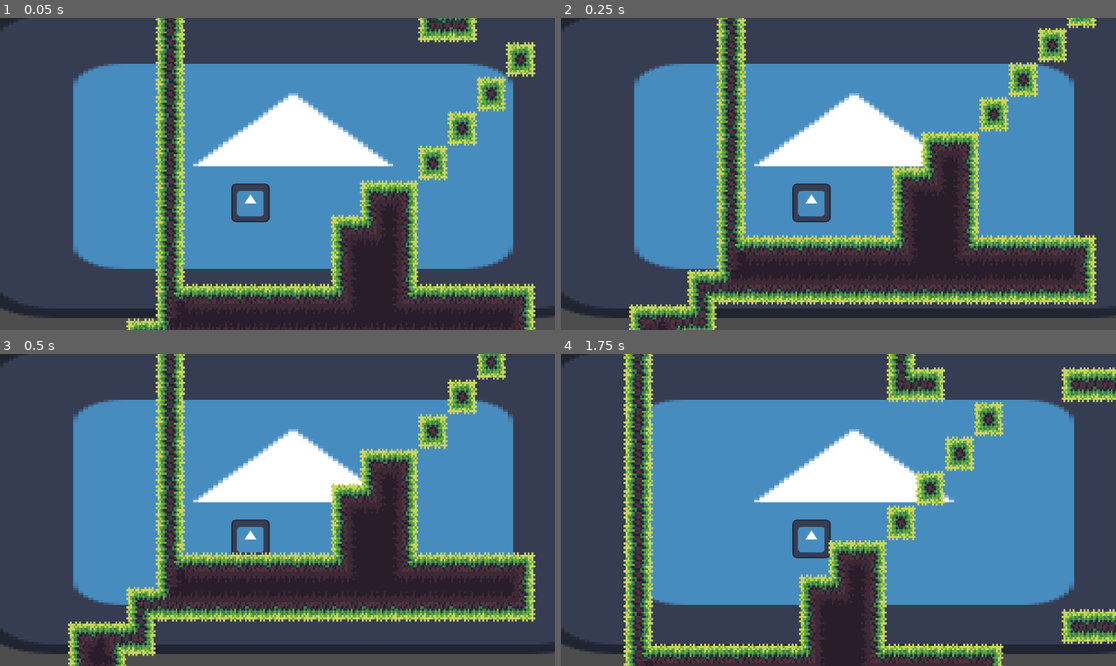
Above: before the commit, frames 1-4 (two rows, left to right).
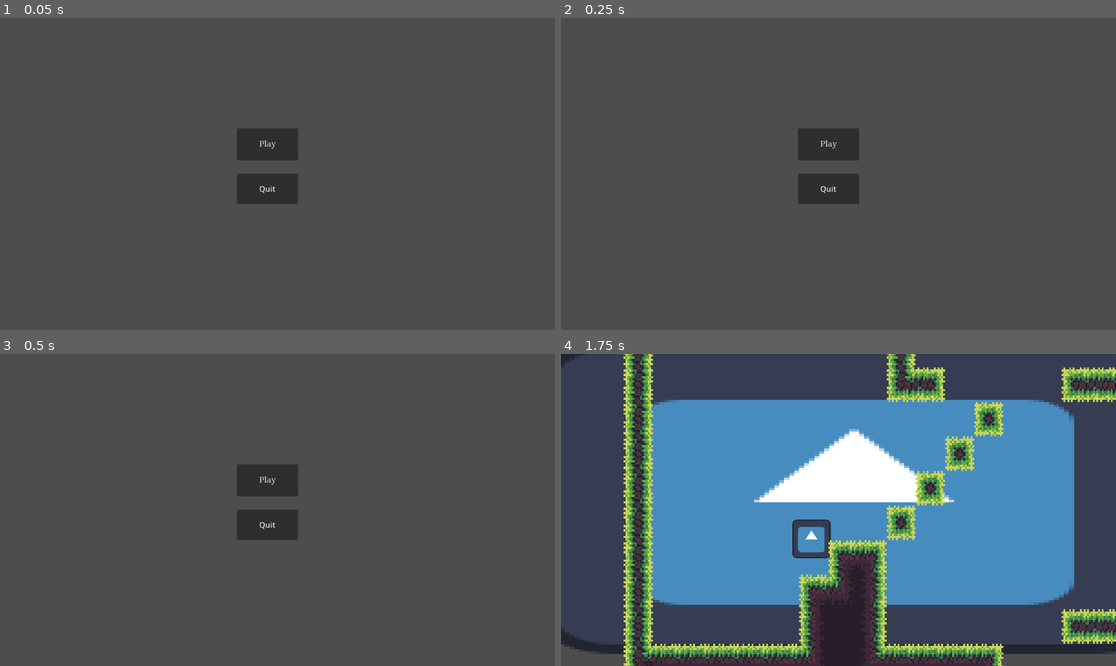
Above: after the commit, the same moments.

Repository: SamuelKovac/GODOT_projekt
Game: Godot game, scene res://lvl_0_(hlavné_menu).tscn
Two runs of this game, one before a commit and one after it. Both use one fixed random seed, a clock stepped at 60 frames per second and the inputs below. Before the commit the project starts from res://lvl_1.tscn. The engine's default icon, where the game draws it, is replaced by a stand-in: a white triangle on a blue panel in a dark square.
Inputs (mouse positions are in pixels of both pictures, inside the frame that each line leads up to):
- Up to frame 1 (0.05 s): no input
- Up to frame 2 (0.25 s): no input
- Up to frame 3 (0.5 s): no input
- Up to frame 4 (1.75 s): click (827, 481) at 0.5 s, where only the run after the commit has a clickable "Play"; tap Enter at 1.25 s; hold Right (ui_right) from 1.28 s (still down); tap Up (ui_up) at 1.52 s

The runs differ from the first frame. In frame 1, 66% of the frame differs, in the area x 0-100%, y 0-100%; in frame 2, 65%; in frame 3, 62%; in frame 4, nothing differs.

Commit message:
lvl0 - zatial

Diff:
--- /dev/null
+++ b/skokan/lvl_0_(hlavné_menu).gd
@@ -0,0 +1,14 @@
+extends Node2D
+
+var icon  # Premenná pre uloženie obrázka
+
+func _ready() -> void:
+	# Načítanie obrázka pri načítaní scény
+	icon = load("res://sprites/icon.svg")
+
+func _on_play_button_pressed() -> void:
+	# Zmena scény na lvl_1.tscn
+	get_tree().change_scene_to_file("res://lvl_1.tscn")
+
+func _on_quit_button_pressed() -> void:
+	get_tree().quit()
--- /dev/null
+++ b/skokan/lvl_0_(hlavné_menu).tscn
@@ -0,0 +1,43 @@
+[gd_scene load_steps=4 format=3 uid="uid://r2c4kc85bdrf"]
+
+[ext_resource type="Script" path="res://lvl_0_(hlavné_menu).gd" id="1_8b1uv"]
+
+[sub_resource type="Theme" id="Theme_n8aav"]
+
+[sub_resource type="FontFile" id="FontFile_45dgn"]
+cache/0/16/0/ascent = 0.0
+cache/0/16/0/descent = 0.0
+cache/0/16/0/underline_position = 0.0
+cache/0/16/0/underline_thickness = 0.0
+cache/0/16/0/scale = 1.0
+
+[node name="lvl_0 (hlavné menu)" type="Node2D"]
+script = ExtResource("1_8b1uv")
+
+[node name="Control" type="Control" parent="."]
+layout_mode = 3
+anchors_preset = 0
+offset_right = 40.0
+offset_bottom = 40.0
+
+[node name="PlayButton" type="Button" parent="Control"]
+layout_mode = 0
+offset_left = 492.0
+offset_top = 229.0
+offset_right = 619.0
+offset_bottom = 296.0
+theme = SubResource("Theme_n8aav")
+theme_override_fonts/font = SubResource("FontFile_45dgn")
+text = "Play
+"
+
+[node name="QuitButton" type="Button" parent="Control"]
+layout_mode = 0
+offset_left = 492.0
+offset_top = 323.0
+offset_right = 619.0
+offset_bottom = 386.0
+text = "Quit"
+
+[connection signal="pressed" from="Control/PlayButton" to="." method="_on_play_button_pressed"]
+[connection signal="pressed" from="Control/QuitButton" to="." method="_on_quit_button_pressed"]
--- a/skokan/project.godot
+++ b/skokan/project.godot
@@ -11,7 +11,7 @@
 [application]
 
 config/name="Skokan"
-run/main_scene="res://lvl_1.tscn"
+run/main_scene="res://lvl_0_(hlavné_menu).tscn"
 config/features=PackedStringArray("4.3", "Forward Plus")
 config/icon="res://icon.svg"
 
